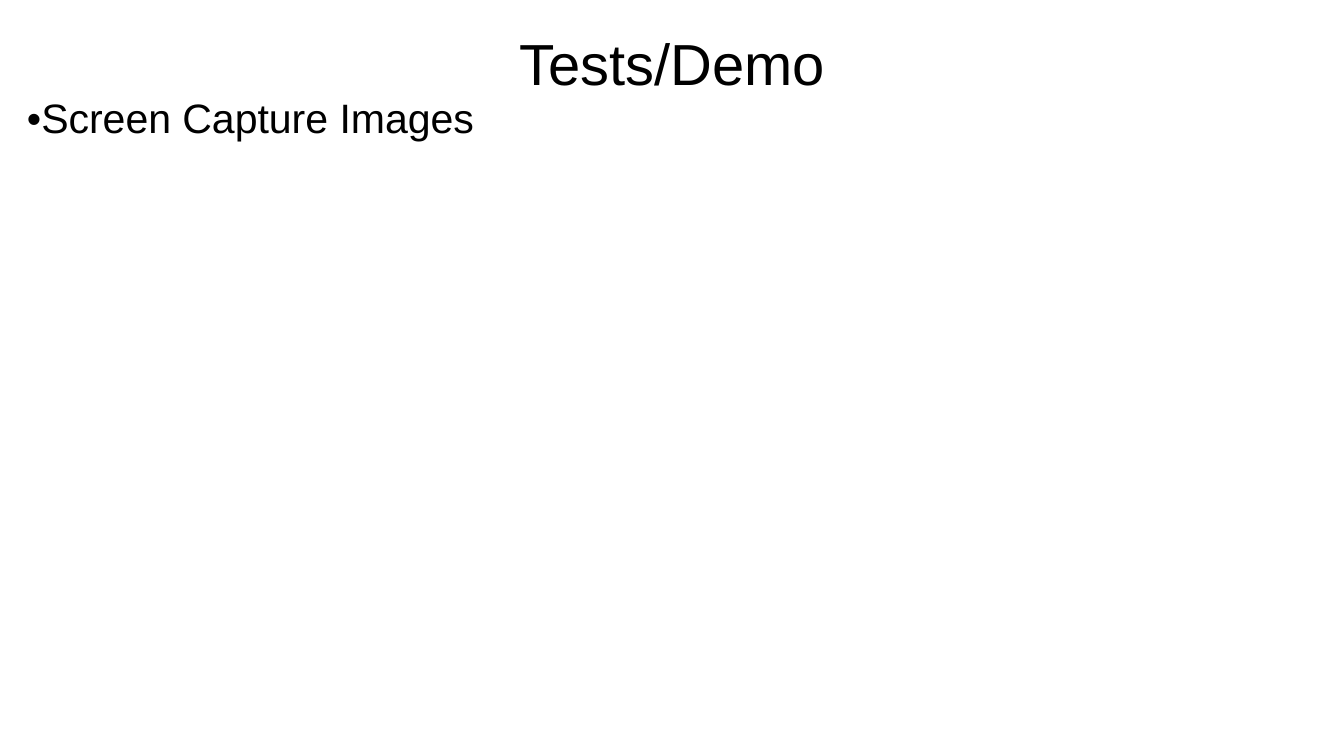
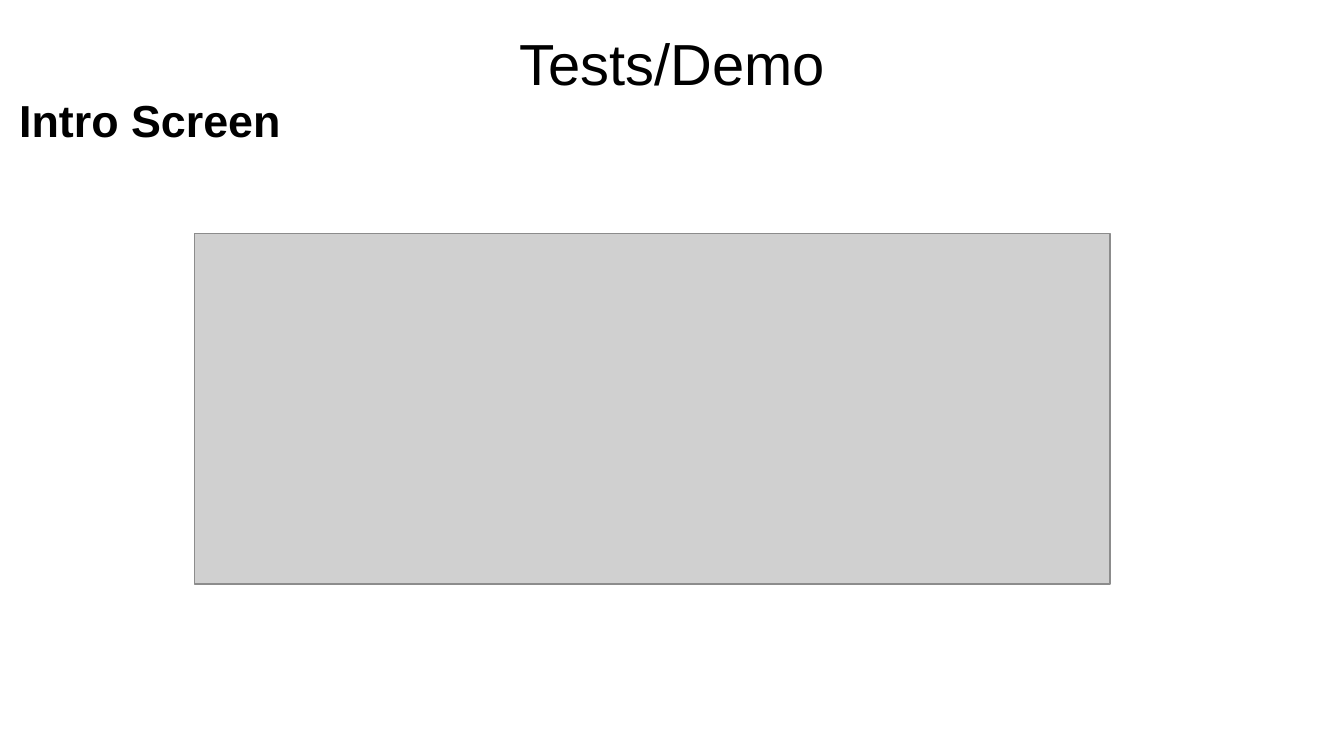
Before and after one commit to mmcdermott011/GAAAN, a slide deck: slide 17 of images/Final Presentation.pptx (slide 16 before the commit). Drawn at 1344x756 pixels with LibreOffice and Linux fonts; fonts in the diff are those of the drawing; grey boxes stand for pictures. Boxes give left, top, right and bottom in pixels: in the first picture for what was removed or moved away, otherwise in the second. Text is boxed around its words. In the diff, an @@ line names an element or a change of style, - is before the commit and + after.

```diff
--- a/images/Final Presentation.pptx
+++ b/images/Final Presentation.pptx
@@ text at <box>19,105,280,138</box>: text changed; size 22 to 24 pt; bold on @@
-•Screen Capture Images
+Intro Screen
@@ picture added at <box>194,234,1109,585</box> @@
```
Also in this commit, not shown: 12 other slides changed, 7 slides added, 3 slides removed, 13 other files.
